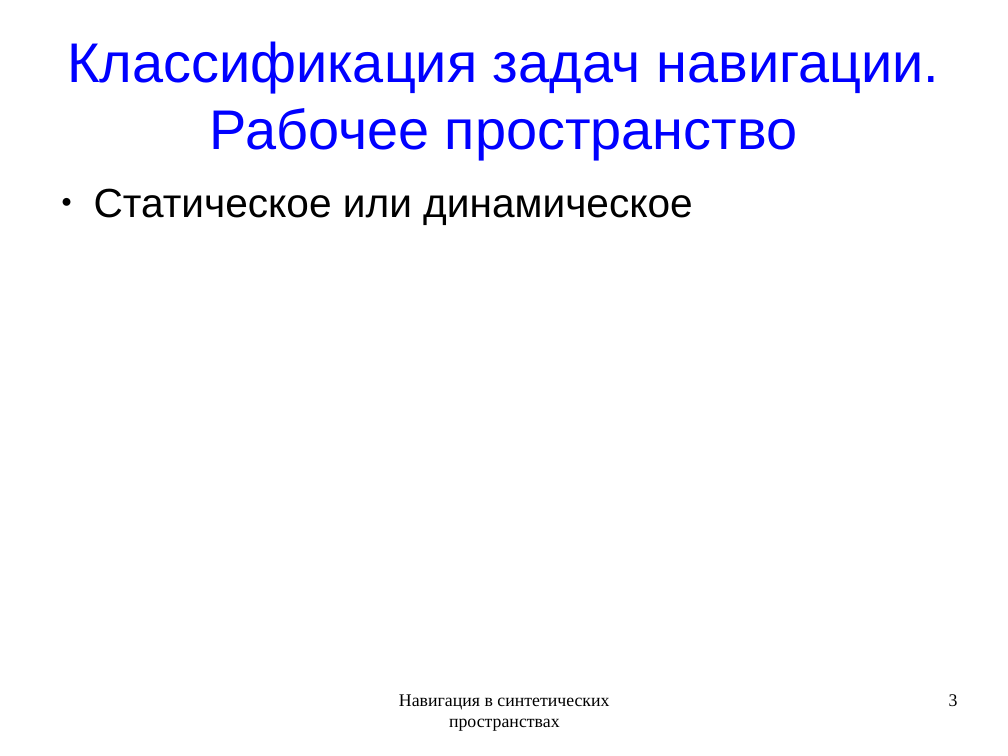
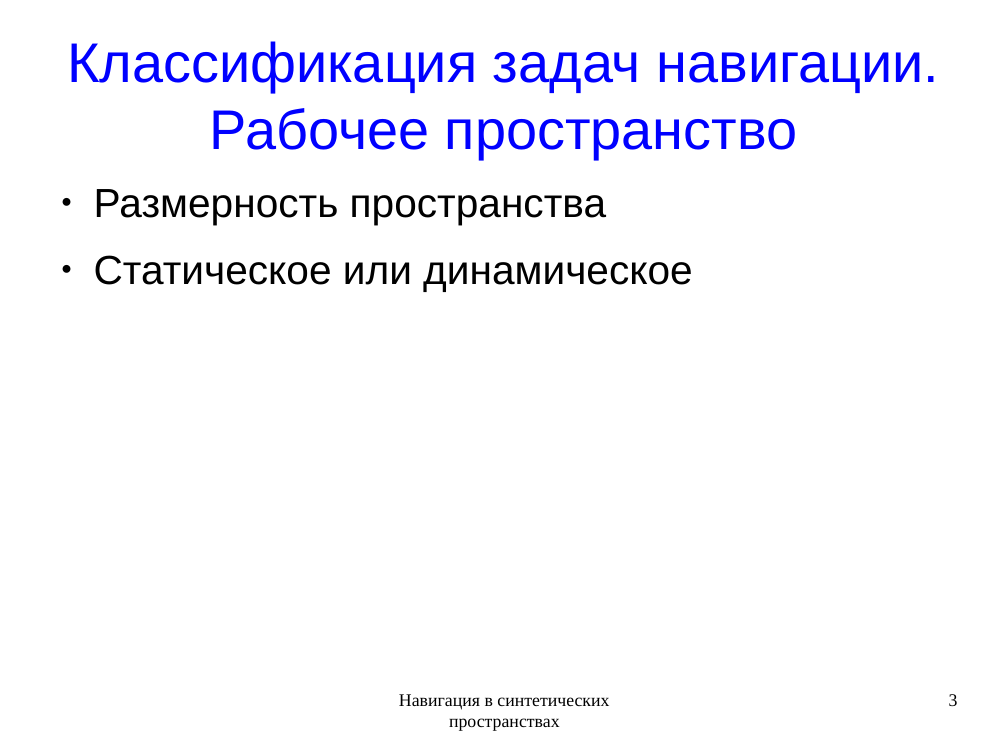
Before and after one commit to rutsky/semester09, a slide deck: slide 3 of Artificial_intelligence/Navigation_in_synthetic_space/50572_Rutsky_Navigation_in_synthetic_space.odp. Drawn at 1008x756 pixels with LibreOffice and Linux fonts; fonts in the diff are those of the drawing. Boxes give left, top, right and bottom in pixels: in the first picture for what was removed or moved away, otherwise in the second. Text is boxed around its words. In the diff, an @@ line names an element or a change of style, - is before the commit and + after.

```diff
--- a/Artificial_intelligence/Navigation_in_synthetic_space/50572_Rutsky_Navigation_in_synthetic_space.odp
+++ b/Artificial_intelligence/Navigation_in_synthetic_space/50572_Rutsky_Navigation_in_synthetic_space.odp
@@ text at bbox=[94, 189, 606, 225]: paragraph added @@
+● Размерность пространства
```
Also in this commit, not shown: 9 other slides changed, 3 slides added, 1 slide removed.
